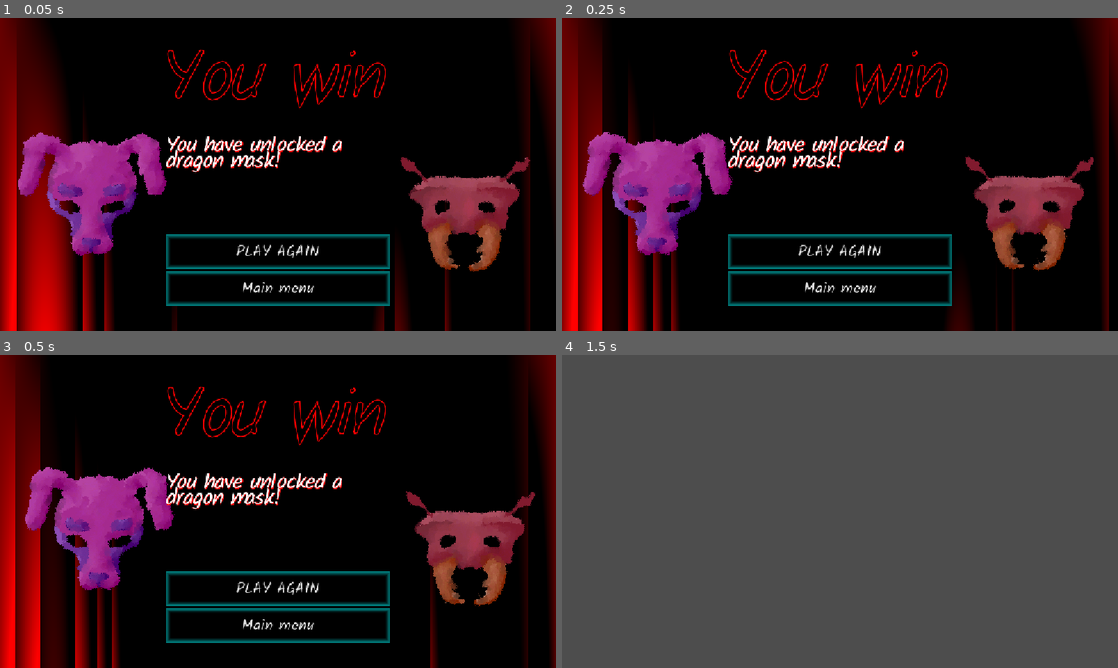
Above: before the commit, frames 1-4 (two rows, left to right).
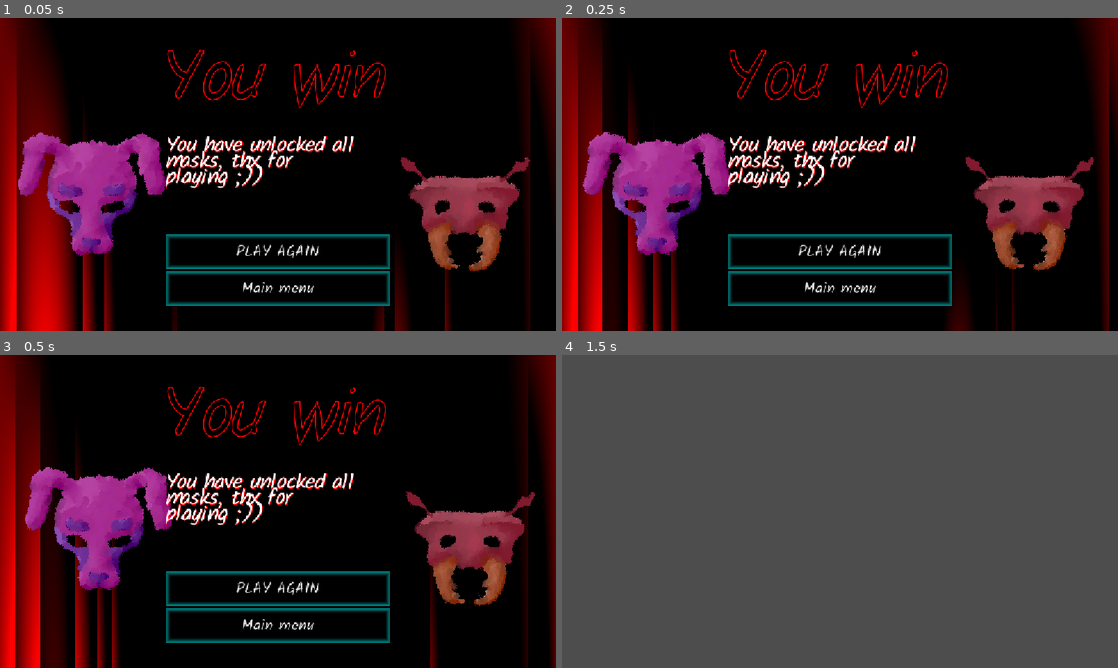
Above: after the commit, the same moments.

Repository: officialErnests/deus-ex-epidemia
Game: Godot game, scene res://Scenes/menus/victory_screen.tscn
The game is run twice, just before and just after one commit, with the same random seed, the same clock (stepped at 60 frames per second) and the same inputs. This scene is started directly instead of the project's main scene.
Inputs:
- Up to frame 1 (0.05 s): no input
- Up to frame 2 (0.25 s): no input
- Up to frame 3 (0.5 s): no input
- Up to frame 4 (1.5 s): click "Main menu" at 0.5 s; click "Tutorial" at 1.25 s

The runs differ from the first frame. In frame 1, 1.2% of the frame differs, in the area x 29-64%, y 37-55%; in frame 2, 1.2%; in frame 3, 1.2%; in frame 4, nothing differs.

Commit message:
mask_functionality

Diff:
--- a/Cards/card.gd
+++ b/Cards/card.gd
@@ -18,6 +18,7 @@
 	card_type=variable["Type"]
 
 	#Makes sure all the required variables exist, (returning to default if they don't)
+	print(Game.card_types.keys())
 	for iter_req_variable in Game.card_types[card_type]["Required Variables"]:
 		if not iter_req_variable in variable:
 			variable[iter_req_variable]=Game.card_types[card_type]["Required Variables"][iter_req_variable]
--- a/Game.gd
+++ b/Game.gd
@@ -349,7 +349,46 @@
 		return
 	resetUI()
 	refresh_shop()
-
+	if modifiers.current_mask=="fox":
+		var new_card=raw_create_card({
+	"Type":0.0,
+	"Name":"Claws of a Fox",
+	"Description":"Cive a minion +1/+1",
+	"Mana":1,
+	"Pool":"Food I",
+	"Effects":[
+		{
+			"Trigger":"ETB",
+			"Effect List":[
+				{
+					"Type":"Target",
+					"Assign Variable":"Target",
+					"Global":0,
+					"Target Filter":{
+						"Location":"On Field"
+					}
+				},
+				{
+					"Type":"Modify Variable",
+					"Target":"#Target",
+					"Variable Name":"Attack",
+					"Operation":"+",
+					"Value":1
+				},
+				{
+					"Type":"Modify Variable",
+					"Target":"#Target",
+					"Variable Name":"Health",
+					"Operation":"+",
+					"Value":1
+				},
+			]
+		}
+	]
+})
+		card_piles["Hand"].card_pile.append(new_card)
+		new_card.belongs_to_pile="Hand"
+		new_card.changed_card_pile()
 func fuck_this_shit():
 	UI={
 		"Type":"Fucked",
@@ -359,6 +398,7 @@
 	for card in existing_cards.duplicate():
 		remove_card(card)
 var will_start_new_game=false
+var selected_mask=null
 func start_new_game():
 	variable=default_variable.duplicate()
 	process_on_hold=false
@@ -368,9 +408,54 @@
 	shop_card_pool=[]
 	shop_pools=[]
 	shop_add_pool("I")
+	mask_setup()
 	shop_add_pool("II")
 	shop_add_pool("III")
 	will_start_new_game=false
+func mask_setup():
+	if modifiers.current_mask=="beetle":
+		var new_card=raw_create_card({
+	"Type":0.0,
+	"Name":"Beetle Scales",
+	"Description":"Choose a minion, it ignores the first time it takes damage",
+	"Mana":1,
+	"Pool":"Food I",
+	"Effects":[
+		{
+			"Trigger":"ETB",
+			"Effect List":[
+				{
+					"Type":"Target",
+					"Assign Variable":"Target",
+					"Global":0,
+					"Target Filter":{
+						"Location":"On Field"
+					}
+				},
+				{
+					"Type":"Modify Variable",
+					"Target":"#Target",
+					"Variable Name":"Buffer",
+					"Operation":"+",
+					"Value":1
+				},
+			]
+		}
+	]
+})
+		card_piles["Hand"].card_pile.append(new_card)
+		new_card.belongs_to_pile="Hand"
+		new_card.changed_card_pile()
+	if modifiers.current_mask=="whale":
+		variable["Candles"]+=1
+	if modifiers.current_mask=="dragon":
+		variable["Max Gold"]+=1
+		variable["Shop Card Count"]+=1
+		variable["Candles"]-=1
+	if modifiers.current_mask=="rabbit":
+		variable["Shop Card Count"]+=1
+	if modifiers.current_mask=="eagle":
+		variable["Max Gold"]+=1
 func _ready():
 	load_card_types()
 	load_card_index()
--- a/Save Data/Player Runs/alpha.json
+++ b/Save Data/Player Runs/alpha.json
@@ -169,6 +169,21 @@
 					"Tribe": "Hero",
 					"Type": 1.0
 				}
+			},
+			{
+				"1": {
+					"Attack": 3.0,
+					"Buffer": 1,
+					"Cost": 3.0,
+					"Description": "",
+					"Effects": [],
+					"Health": 4.0,
+					"Name": "Hercules",
+					"Playable": 1.0,
+					"Pool": "I",
+					"Tribe": "Hero",
+					"Type": 1.0
+				}
 			}
 		],
 		[
--- a/Scenes/menus/mask_select.tscn
+++ b/Scenes/menus/mask_select.tscn
@@ -114,6 +114,7 @@
 text = "Play"
 script = ExtResource("11_aenl8")
 to_scene = ExtResource("12_c81tt")
+root = true
 click_sfx = ExtResource("13_c81tt")
 
 [node name="BG_black" type="CanvasLayer" parent="." unique_id=515979373]
--- a/Scenes/menus/victory_screen.tscn
+++ b/Scenes/menus/victory_screen.tscn
@@ -68,6 +68,7 @@
 text = "PLAY AGAIN"
 script = ExtResource("9_g3c6i")
 to_scene = ExtResource("10_lbibx")
+root = true
 
 [node name="Main" type="Button" parent="CanvasLayer/HBoxContainer/Middle" unique_id=1483948378]
 layout_mode = 2
@@ -76,6 +77,7 @@
 "
 script = ExtResource("9_g3c6i")
 to_scene = ExtResource("11_rxdww")
+main_menu = true
 
 [node name="Mask2" type="Control" parent="CanvasLayer/HBoxContainer" unique_id=460184110]
 z_index = -1
--- a/Scripts/globals/modifiers.gd
+++ b/Scripts/globals/modifiers.gd
@@ -1,41 +1,41 @@
 extends Node
 
-var curent_mask : String
+var current_mask : String
 
 func getCurentMask() -> String:
-	return curent_mask
+	return current_mask
 
 #* Think of dmg modifers and so on
 func getCurentAtributes():
-	return mask_atributes[curent_mask]
+	return mask_atributes[current_mask]
 
 func setCurrent(p_name):
-	curent_mask = p_name
+	current_mask = p_name
 	return mask_atributes[p_name]
 
 var mask_atributes = {
 	"beetle": {
-		"desc": "Beetles mask is said to be able to wistand the strongest wepons not even leaving a scatch on it.",
+		"desc": "Beetles mask is said to be able to wistand the strongest wepons not even leaving a scratch on it.\nYou start with a Beetle Scales card, that negates damage once.",
 		#Add shit here
 	},
 	"dragon": {
-		"desc": "Dragons mask is filled with menecing aura of wester dragon breed.",
+		"desc": "Dragons mask is filled with menecing aura of western dragon breed.\nYou get an extra gold each turn, and an extra card each shop, but one of your candles are burnt out. ",
 		#Add shit here
 	},
 	"eagle": {
-		"desc": "Eagle mask is light as an feather yet quick and deadly.",
+		"desc": "Eagle mask is light as a feather yet quick and deadly.\nYou start with an extra gold each turn.",
 		#Add shit here
 	},
 	"fox": {
-		"desc": "Fox mask is fast and sly, always seeking new opertunities",
+		"desc": "Fox mask is fast and sly, always seeking new opertunities.\nYou get a Fox Claws each turn, to buff your minions",
 		#Add shit here
 	},
 	"rabbit": {
-		"desc": "Rabbit mask is agile and fast paced, waving and jumping around",
+		"desc": "Rabbit mask is agile and fast paced, waving and jumping around.\nYou can buy an extra card each shop.",
 		#Add shit here
 	},
 	"whale": {
-		"desc": "Whale mask is fearcome as the great big whale, untouchable by anything.",
+		"desc": "Whale mask is fearsome as the great big whale, untouchable by anything.\nYou gain an extra Candle.",
 		#Add shit here
 	}
 }
--- a/Scripts/globals/save_manager.gd
+++ b/Scripts/globals/save_manager.gd
@@ -3,10 +3,10 @@
 func getUnlocked() -> Dictionary[String, bool]:
 	var temp_dict: Dictionary[String, bool]= {
 		"beetle" = true,
-		"dragon" = false,
-		"eagle" = false,
-		"fox" = false,
-		"rabbit" = false,
-		"whale" = false,
+		"dragon" = true,
+		"eagle" = true,
+		"fox" = true,
+		"rabbit" = true,
+		"whale" = true,
 	}
 	return temp_dict
--- a/Scripts/menu/NB_master_button.gd
+++ b/Scripts/menu/NB_master_button.gd
@@ -30,4 +30,5 @@
 		return
 	get_tree().change_scene_to_packed(to_scene)
 	if root:
+
 		Game.will_start_new_game=true
Not shown: 1 places in Scenes/menus/mask_select.tscn that only renumber resources
Not shown: 1 places in Scenes/menus/victory_screen.tscn that only renumber resources
